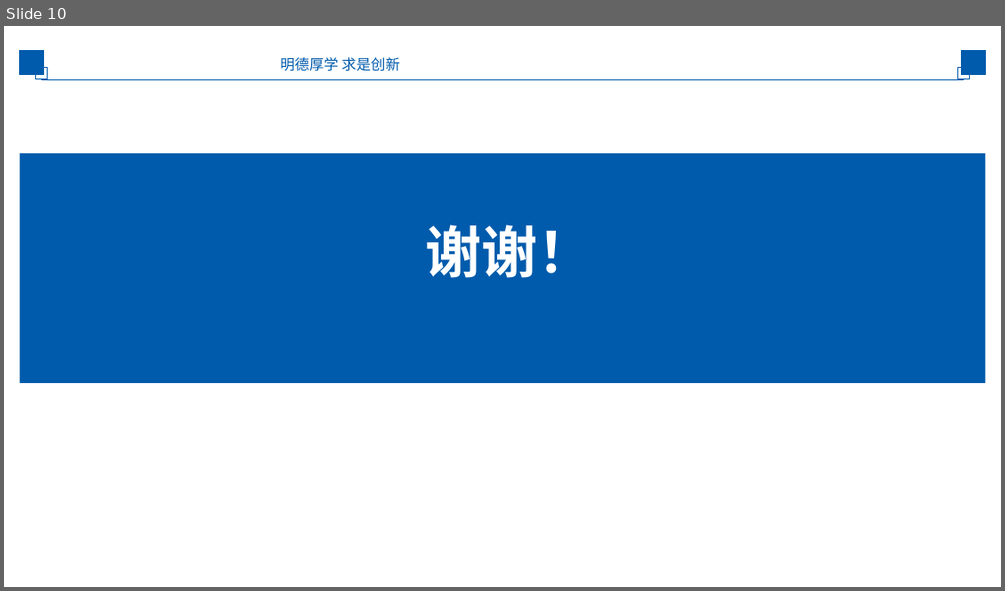
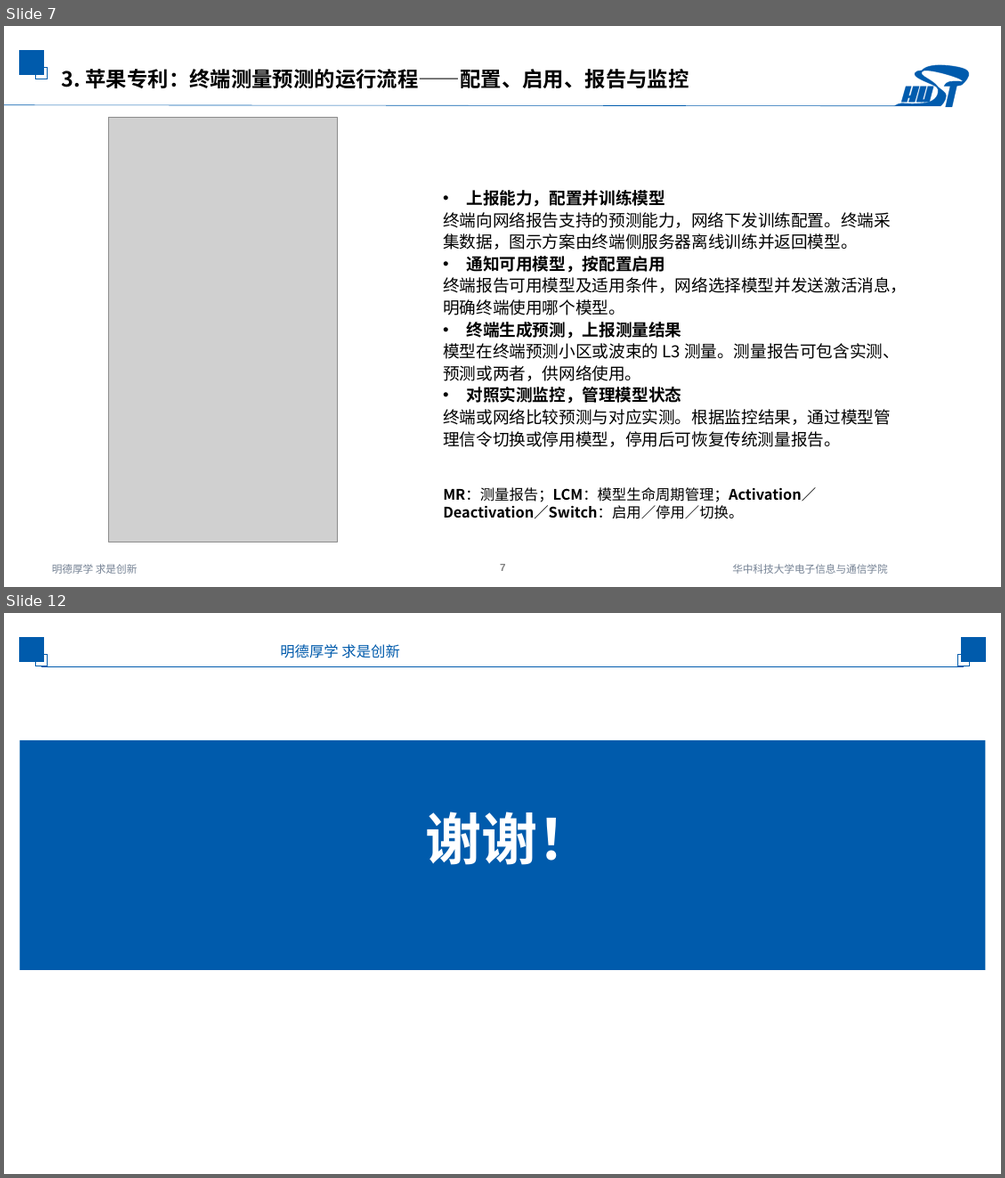
Before and after one commit to strings-pixel/self, a slide deck: 2026.10.10AI与通信融合研究进展调研三.pptx. Shown one above the other, each under a label of ours: slide 10 before the commit, slides 7 and 12 after it; the slides between them are not shown. The pictures are 1005x591 and 1005x1178 pixels, drawn with LibreOffice and Linux fonts; fonts in the diff are those of the drawing; grey boxes stand for pictures; background and template pictures are left out. Boxes give left, top, right and bottom in pixels: in the first picture for what was removed or moved away, otherwise in the second. Text is boxed around its words. In the diff, an @@ line names an element or a change of style, - is before the commit and + after.

```diff
--- a/2026.10.10AI与通信融合研究进展调研三.pptx
+++ b/2026.10.10AI与通信融合研究进展调研三.pptx
@@ slide 7 added at <box>4,26,1001,587</box>, background #FFFFFF; not listed: 2 template elements that a slide beside it also shows @@
@@ text added at <box>62,69,689,89</box>, 20 pt, text #000000, bold @@
+3. 苹果专利：终端测量预测的运行流程——配置、启用、报告与监控
@@ line added from (4, 105) to (895, 106), #005BAD 0.5 pt @@
@@ group added at <box>895,62,974,108</box>: 6 freeform shapes, 2 rectangles @@
@@ picture added at <box>109,118,338,542</box> @@
@@ text added at <box>443,190,906,447</box>, 16 pt, text #000000 @@
+• 上报能力，配置并训练模型
+终端向网络报告支持的预测能力，网络下发训练配置。终端采集数据，图示方案由终端侧服务器离线训练并返回模型。
+• 通知可用模型，按配置启用
+终端报告可用模型及适用条件，网络选择模型并发送激活消息，明确终端使用哪个模型。
+• 终端生成预测，上报测量结果
+模型在终端预测小区或波束的 L3 测量。测量报告可包含实测、预测或两者，供网络使用。
+• 对照实测监控，管理模型状态
+终端或网络比较预测与对应实测。根据监控结果，通过模型管理信令切换或停用模型，停用后可恢复传统测量报告。
@@ text added at <box>443,487,816,519</box>, 14 pt, text #000000, bold @@
+MR：测量报告；LCM：模型生命周期管理；Activation／Deactivation／Switch：启用／停用／切换。
@@ text added at <box>52,564,138,573</box>, 10 pt, text #768395 @@
+明德厚学 求是创新
@@ page number added at <box>500,564,505,571</box>, 10 pt, text #808080, bold @@
+7
@@ text added at <box>732,564,887,573</box>, 10 pt, text #768395 @@
+华中科技大学电子信息与通信学院
@@ what was slide 10 is now slide 12 @@
```
Also in this commit, not shown: 6 slides changed, 1 other slide added.
